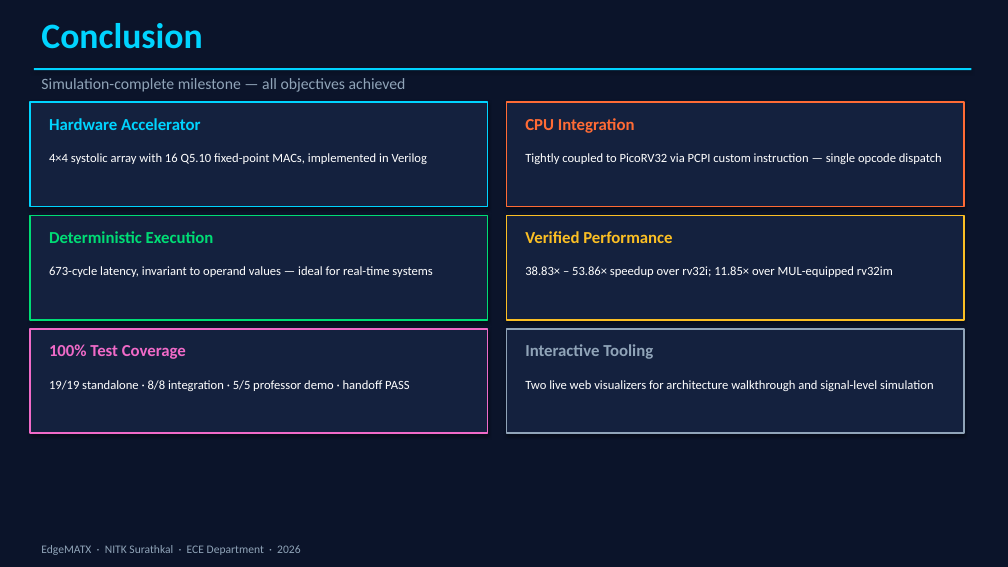
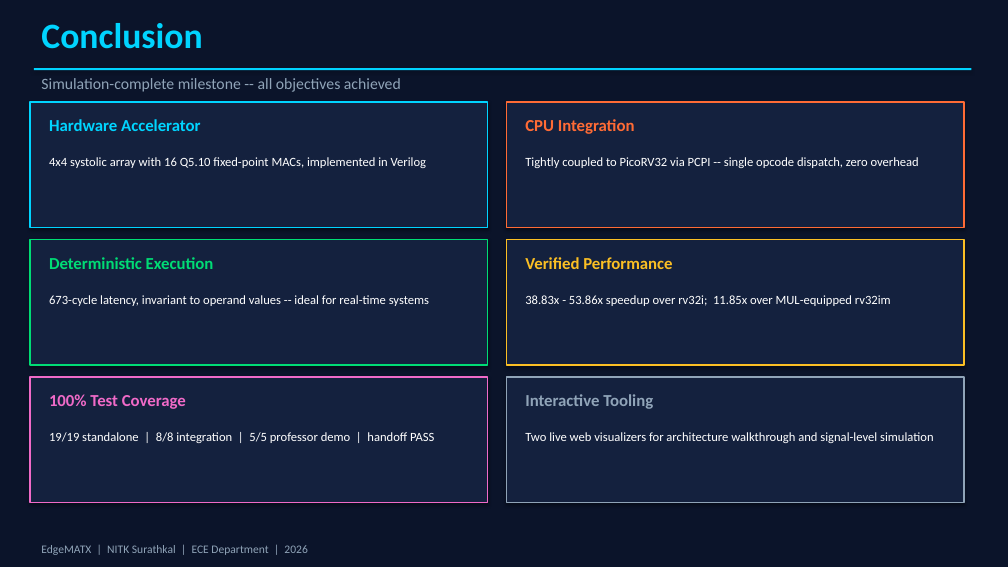
Before and after one commit to Quicksilver008/TinyML-Accelerator, a slide deck: slide 16 of docs/major/EdgeMATX_presentation.pptx (slide 14 before the commit). Drawn at 1008x567 pixels with LibreOffice and Linux fonts; fonts in the diff are those of the drawing. Boxes give left, top, right and bottom in pixels: in the first picture for what was removed or moved away, otherwise in the second. Text is boxed around its words. In the diff, an @@ line names an element or a change of style, - is before the commit and + after.

Commit message:
rename report to midsem, add EdgeMATX slides, update firmware.hex

```diff
--- a/docs/major/EdgeMATX_presentation.pptx
+++ b/docs/major/EdgeMATX_presentation.pptx
@@ text at (41, 78, 401, 92): text changed @@
-Simulation-complete milestone — all objectives achieved
+Simulation-complete milestone -- all objectives achieved
@@ rectangle: place and size @@
-rectangle at (30, 102, 488, 206)
+rectangle at (30, 102, 488, 228)
@@ rectangle: place and size @@
-rectangle at (507, 102, 964, 206)
+rectangle at (507, 102, 964, 228)
@@ text at (49, 157, 426, 168): text changed @@
-4×4 systolic array with 16 Q5.10 fixed-point MACs, implemented in Verilog
+4x4 systolic array with 16 Q5.10 fixed-point MACs, implemented in Verilog
@@ text at (525, 157, 919, 168): text changed @@
-Tightly coupled to PicoRV32 via PCPI custom instruction — single opcode dispatch
+Tightly coupled to PicoRV32 via PCPI -- single opcode dispatch, zero overhead
@@ rectangle: place and size @@
-rectangle at (30, 216, 488, 320)
+rectangle at (30, 240, 488, 365)
@@ text "Deterministic Execution": place and size @@
-text "Deterministic Execution" at (49, 231, 214, 243)
+text "Deterministic Execution" at (49, 257, 214, 269)
@@ rectangle: place and size @@
-rectangle at (507, 216, 964, 320)
+rectangle at (507, 240, 964, 365)
@@ text "Verified Performance": place and size @@
-text "Verified Performance" at (525, 231, 672, 243)
+text "Verified Performance" at (525, 257, 672, 269)
@@ text at (49, 295, 429, 306): text changed @@
-673-cycle latency, invariant to operand values — ideal for real-time systems
+673-cycle latency, invariant to operand values -- ideal for real-time systems
@@ text at (525, 295, 891, 306): text changed @@
-38.83× – 53.86× speedup over rv32i; 11.85× over MUL-equipped rv32im
+38.83x - 53.86x speedup over rv32i; 11.85x over MUL-equipped rv32im
@@ rectangle: place and size @@
-rectangle at (30, 329, 488, 433)
+rectangle at (30, 377, 488, 503)
@@ text "100% Test Coverage": place and size @@
-text "100% Test Coverage" at (49, 344, 186, 359)
+text "100% Test Coverage" at (49, 394, 186, 409)
@@ rectangle: place and size @@
-rectangle at (507, 329, 964, 433)
+rectangle at (507, 377, 964, 503)
@@ text "Interactive Tooling": place and size @@
-text "Interactive Tooling" at (525, 344, 653, 359)
+text "Interactive Tooling" at (525, 394, 653, 409)
@@ text at (49, 432, 434, 443): text changed @@
-19/19 standalone · 8/8 integration · 5/5 professor demo · handoff PASS
+19/19 standalone | 8/8 integration | 5/5 professor demo | handoff PASS
@@ text "Two live web visualizers for ...": place and size @@
-text "Two live web visualizers for ..." at (525, 380, 934, 391)
+text "Two live web visualizers for ..." at (525, 432, 934, 443)
@@ text at (41, 545, 307, 555): text changed @@
-EdgeMATX · NITK Surathkal · ECE Department · 2026
+EdgeMATX | NITK Surathkal | ECE Department | 2026
```
Also in this commit, not shown: 14 other slides changed, 2 slides added, 6 other files.
